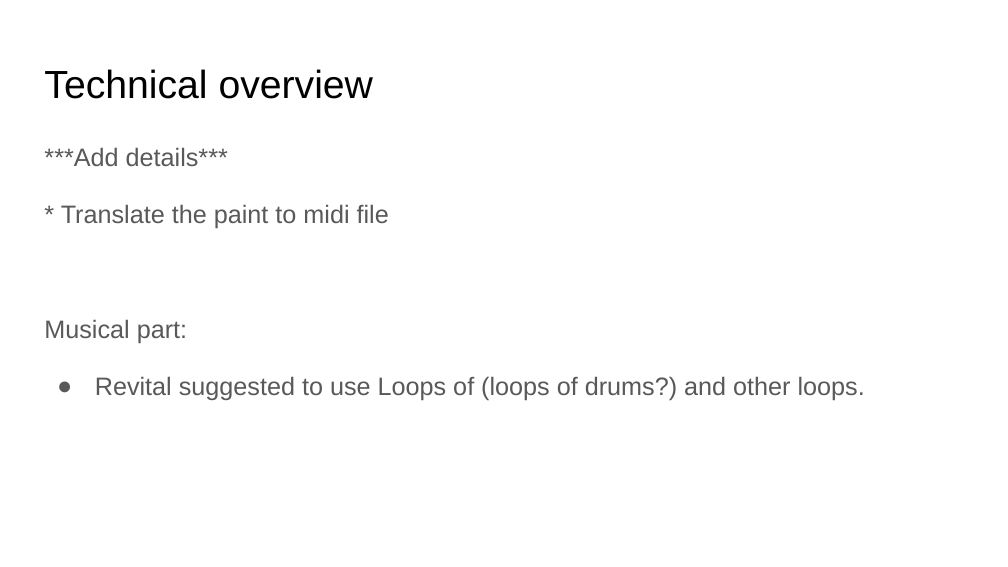
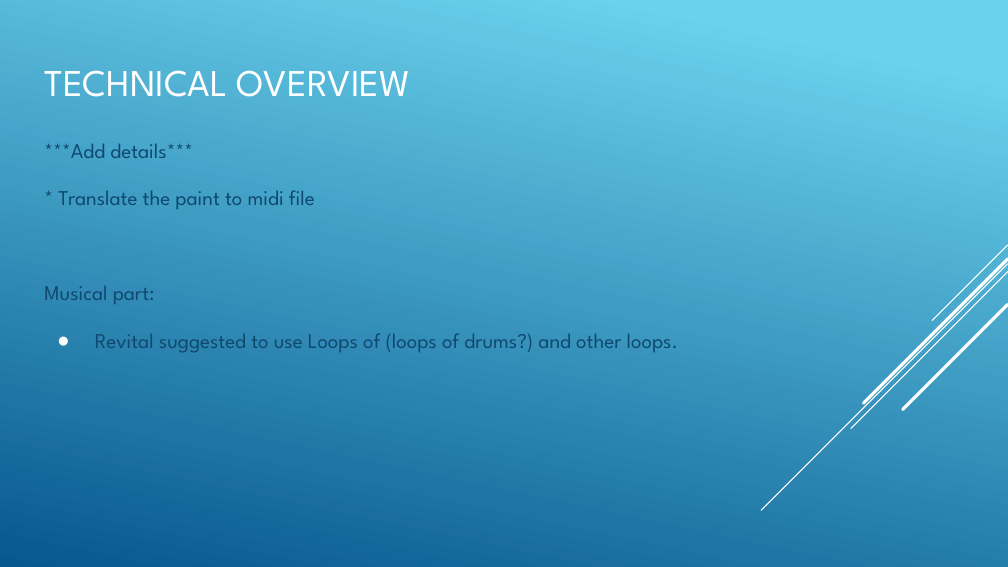
Before and after one commit to anatbal/musical_public, a slide deck: slide 7 of presentation/Paintable Harmony.pptx. Drawn at 1008x567 pixels with LibreOffice and Linux fonts; fonts in the diff are those of the drawing. Boxes give left, top, right and bottom in pixels: in the first picture for what was removed or moved away, otherwise in the second. Text is boxed around its words. In the diff, an @@ line names an element or a change of style, - is before the commit and + after.

```diff
--- a/presentation/Paintable Harmony.pptx
+++ b/presentation/Paintable Harmony.pptx
@@ background #FFFFFF to gradient #6ED2EB to #06588E @@
@@ title at [44, 70, 410, 97]: text changed; size 28 to 27 pt; font Arial to League Spartan; text colour #000000 to #FFFFFF @@
-Technical overview
+TECHNICAL OVERVIEW
@@ text "***Add details***" at [44, 143, 678, 352]: size 18 to 15 pt, font Arial to League Spartan, text colour #595959 to #0F496F; line spacing 1.15 to 1; bullet colour #595959 to #FFFFFF @@
@@ group added at [761, 245, 1008, 510]: 5 lines @@
```
Also in this commit, not shown: 9 other slides changed, 1 slide added.
